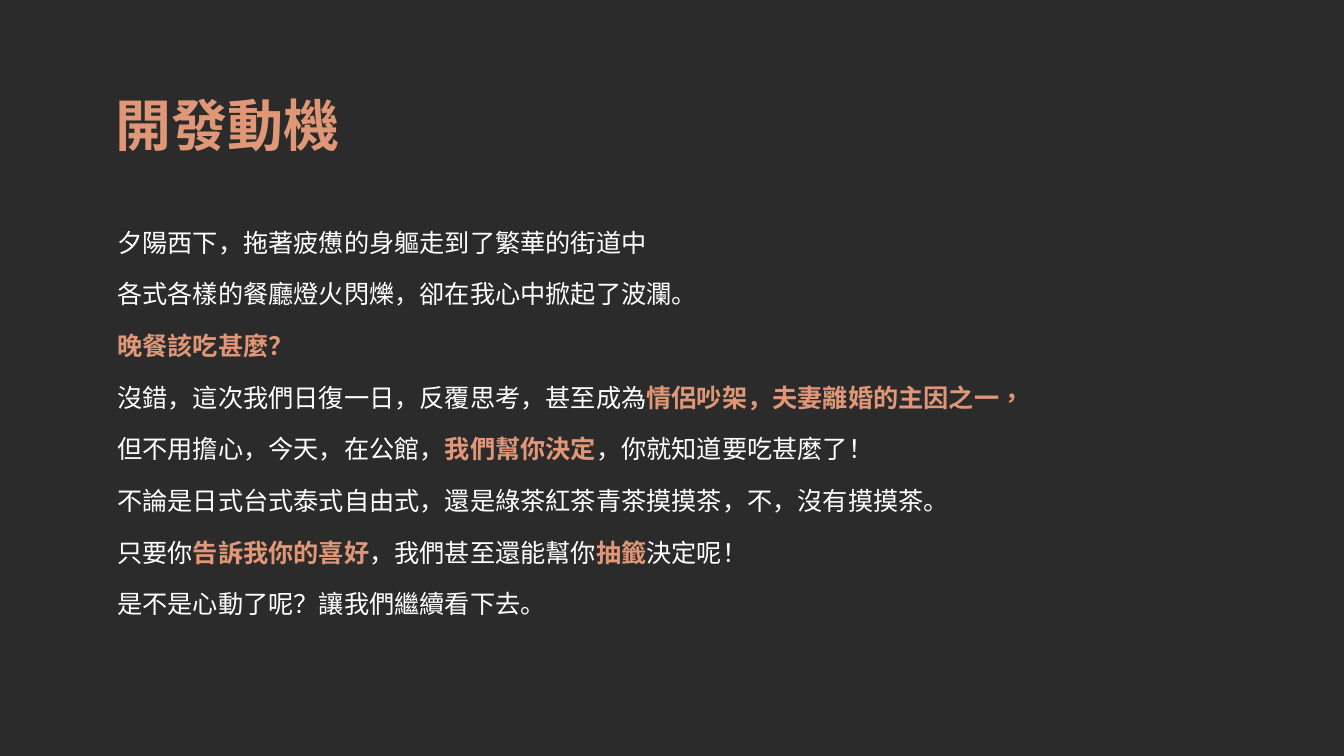
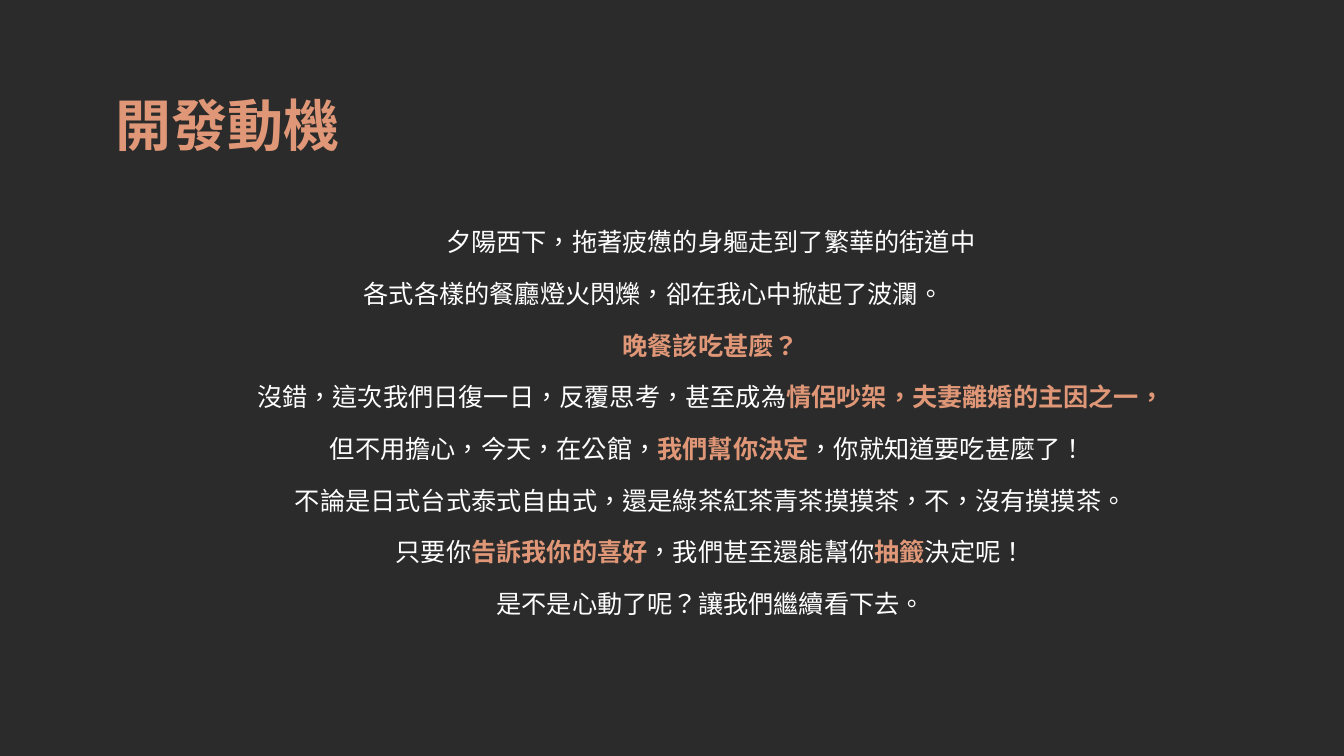
Before and after one commit to NTUST/107-team14, a slide deck: slide 3 of 晚餐吃什麼_更新版.ppt. Drawn at 1344x756 pixels with LibreOffice and Linux fonts; fonts in the diff are those of the drawing; background and template pictures are left out; a plain dark background stands for a picture behind light text. Boxes give left, top, right and bottom in pixels: in the first picture for what was removed or moved away, otherwise in the second. Text is boxed around its words. In the diff, an @@ line names an element or a change of style, - is before the commit and + after.

Commit message:
up

```diff
--- a/晚餐吃什麼_更新版.ppt
+++ b/晚餐吃什麼_更新版.ppt
@@ text "夕陽西下，拖著疲憊的身軀走到了繁華的街道中" at box(257, 229, 1164, 615): alignment left to centre; indent changed @@
```
Also in this commit, not shown: 2 other slides changed, 1 slide added.
